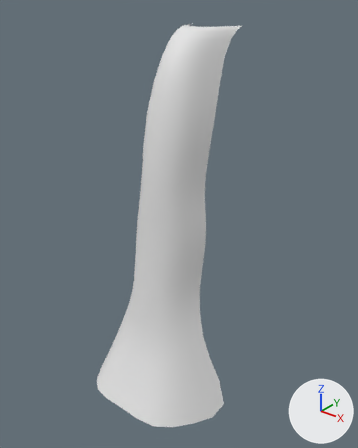
Before and after pictures for a commit that changed the FBX model Assets/Models/Scenery/FBX_Waterfall.fbx.
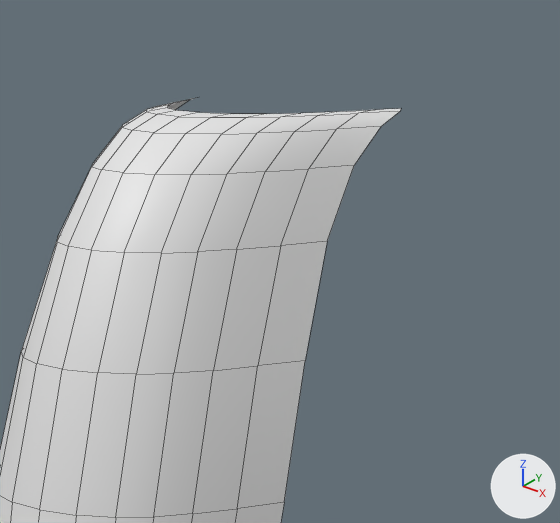
Each version appears first whole from a 50 mm lens placed at (39.5, -39.9, 55.1), pointed at (0.2, 9.3, 24.6), and next in a close-up on the part from 42% to 78% of the width and 0% to 27% of the height. Every picture has the same lights, and +X, +Y and +Z are marked at lower right. The close-ups show mesh edges as thin lines.

The first close-up shows 'Waterfall'.
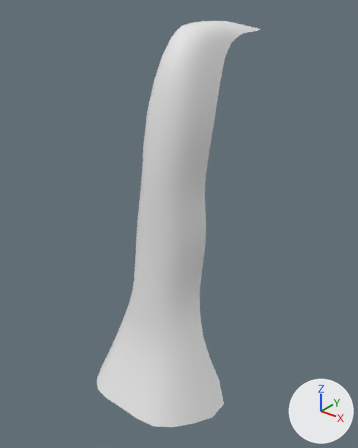
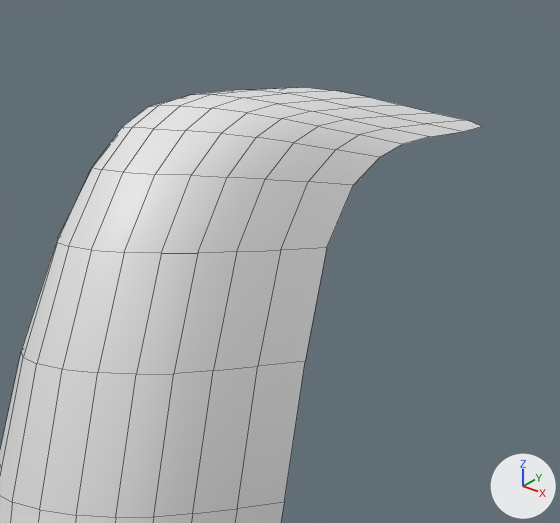
Pixel boxes (x1, y1, x2, y2) of what changed, in the close-ups (560 x 523 px):
'Waterfall', reshaped
    before: (0, 98, 401, 523)
    after: (0, 88, 483, 523)
part 1 of me_plane_001, built on
    before: (57, 98, 401, 373)
    after: (58, 88, 483, 374)

What changed in the scene script:
```text
Change me_plane_001:
    used by ob_waterfall; location = (0.0, 0.0, 0.0)
    remove me_plane_001.from_pydata(...)  # 273 vertices, 240 faces; spans x -11.2..11.2, y -3.7..17.6, z -0.9..50.3
    add me_plane_001.from_pydata(...)  # 299 vertices, 264 faces; spans x -11.2..11.2, y -3.7..22.4, z -0.9..50.8
    me_plane_001 part 1
    13 vertices are removed from x -3.7..3.7, y 12.7..17.6, z 50.3
    12 faces are deleted
    6 vertices in x -4.1..4.1, y 11.8..13.4, z 47.0..49.9 move by (0.0, 0.0, -0.1)
    4 vertices in x -3.4..3.4, y 13.3, z 48.9..49.9 move by (0.0, 0.0, -0.3)
    4 vertices in x -3.9..3.9, y 14.7..14.9, z 48.9..49.9 move by (0.0, 0.0, -0.5)
    3 vertices in x -0.9..0.9, y 10.6..10.8, z 49.9 move by (0.0, 0.0, 0.1)
    3 vertices in x -0.9..0.9, y 11.7..11.9, z 50.3 move by (0.0, 0.1, 0.2)
    18 vertices move from x -3.9..3.9, y 10.4..17.3, z 47.0..50.3 to x -3.9..3.9, y 10.4..17.5, z 47.0..50.4
    25 vertices are added at x -3.8..3.8, y 13.3..22.4, z 49.5..50.8
    8 new vertices lie (0.0, 1.5, 0.1) away from vertices in x -3.8..3.8, y 13.3..17.3, z 50.3
    6 new vertices lie (0.0, 2.2, 0.0) away from vertices in x -3.4..3.4, y 13.5..17.4, z 49.8..50.7
    36 new faces join them
```
